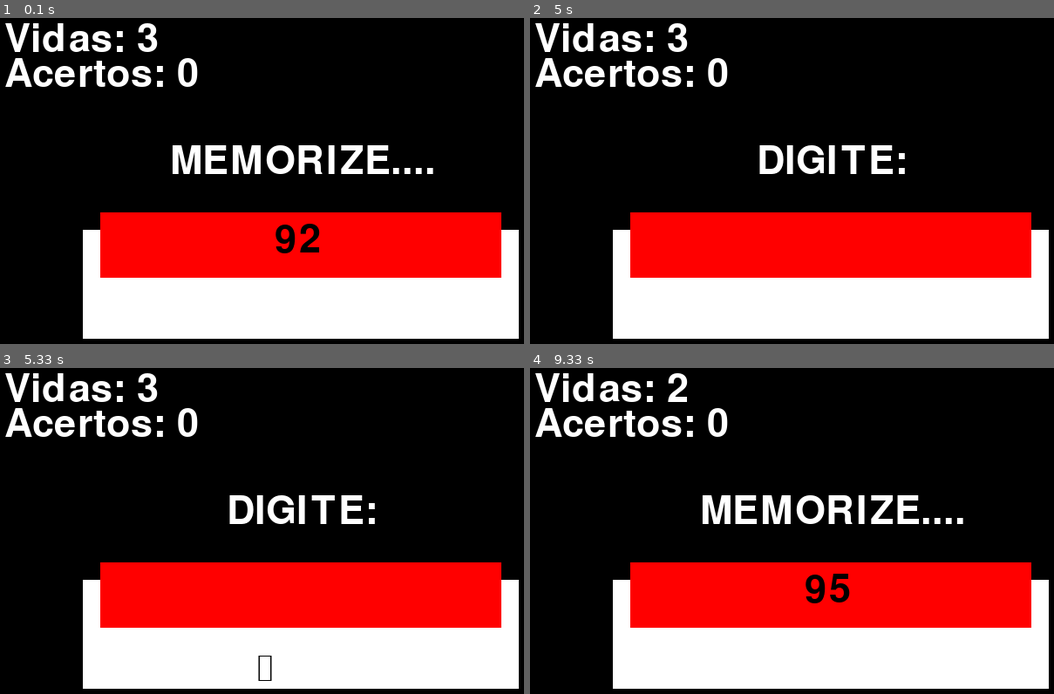
Above: before the commit, frames 1-4 (two rows, left to right).
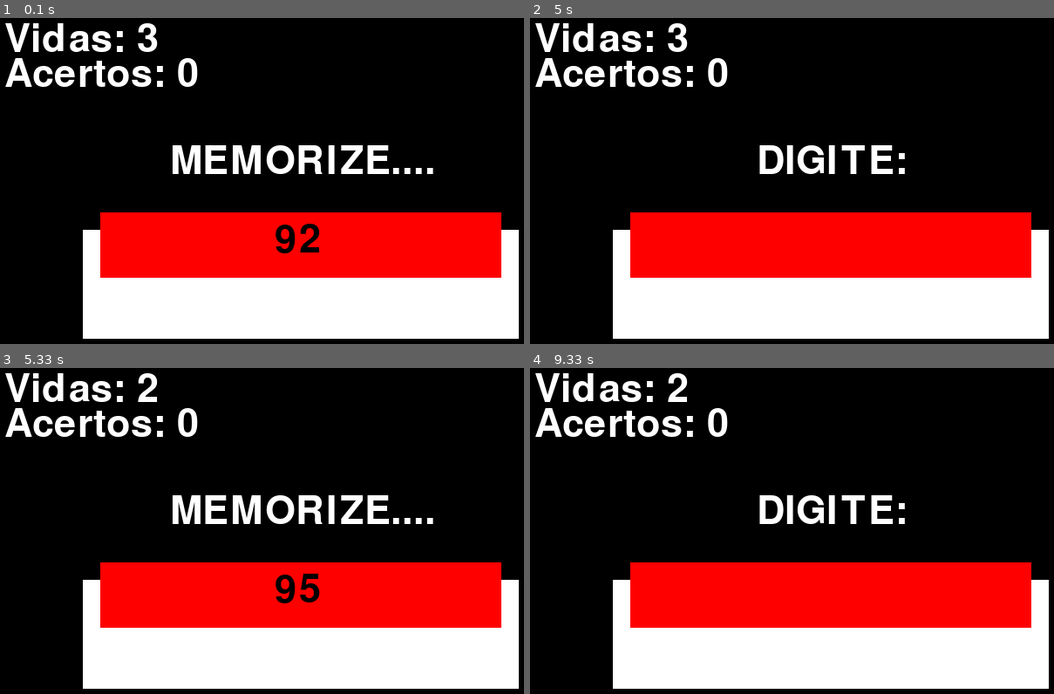
Above: after the commit, the same moments.

Repository: anacampps/pygamedupla
Game: pygame game, started from Memória e Sequência de Números/jogo.py
Two runs of this game, one before a commit and one after it. Both use one fixed random seed, a clock stepped at 60 frames per second and the inputs below.
Inputs:
- Up to frame 1 (0.1 s): no input
- Up to frame 2 (5 s): hold Enter 3.63-4.1 s
- Up to frame 3 (5.33 s): tap Enter at 5.28 s
- Up to frame 4 (9.33 s): no input

Frames 1-2 are identical in both runs. In frame 3, 2.5% of the frame differs, in the area x 26-83%, y 1-96%; in frame 4, 2.3%.

Commit message:
tela respondendo ao comando do enter

Diff:
--- a/Memória e Sequência de Números/jogo.py
+++ b/Memória e Sequência de Números/jogo.py
@@ -23,6 +23,7 @@
     assets['contagem_acertos'] = 0
 
 
+
     window = pygame.display.set_mode((700, 500))
     pygame.display.set_caption('Jogo da Memória')
 
@@ -41,28 +42,31 @@
             game = False
             pygame.quit()
         if assets['fase'] == 'Digitar':
-          if event.type == pygame.KEYDOWN:
-             assets['num_digitado'] += event.unicode  ##-- não precisa verificar se o número tem dois dígitos no começo
+            if event.type == pygame.KEYDOWN:
+                if event.key == pygame.K_RETURN:
+                    assets['fase'] = 'Verificar'
+                else:
+                    assets['num_digitado'] += event.unicode  ##-- não precisa verificar se o número tem dois dígitos no começo
 
                                             # if assets['tempo'] == 0:   ##-- inúteis
-                                            #     tempo = pygame.time.get_ticks()
-    atual = pygame.time.get_ticks()
-    if atual - assets['tempo_passado'] > 4000:
-        assets['tempo_passado'] = atual
+             #     tempo = pygame.time.get_ticks()
 
-        if assets['fase'] == 'Digitar':
-            #
-            if assets['num gerado'] == assets['num_digitado']:
-                assets['contagem_acertos'] += 1
-                assets['qtd_dígitos_seq_num'] += 1
-                assets['fase'] = 'Memorizar'
-            else:
-                assets['contagem_vidas'] -= 1
-                assets['fase'] = 'Memorizar'
-            assets['num_digitado'] = '' ##-- tem de ficar depois do if de acerto/erro, pois se ficar antes os comandos debaixp serao ignorados--##
-            assets['num gerado'] = gera_num(assets['qtd_dígitos_seq_num']) ##-- chamando funcao para passar numero novo --##
-        else: ##-- se a fase for memorizar, tem de mudar para 'digiar' --##
+    if assets['fase'] == 'Memorizar':
+        atual = pygame.time.get_ticks()
+        if atual - assets['tempo_passado'] > 4000:
             assets['fase'] = 'Digitar'
+    elif assets['fase'] == 'Verificar':
+        if assets['num gerado'] == assets['num_digitado']:
+            assets['contagem_acertos'] += 1
+            assets['qtd_dígitos_seq_num'] += 1
+        else:
+            assets['contagem_vidas'] -= 1
+        assets['fase'] = 'Memorizar'
+        assets['tempo_passado'] = pygame.time.get_ticks()
+        assets['num_digitado'] = '' ##-- tem de ficar depois do if de acerto/erro, pois se ficar antes os comandos debaixp serao ignorados--##
+        assets['num gerado'] = gera_num(assets['qtd_dígitos_seq_num']) ##-- chamando funcao para passar numero novo --##
+
+    #
 
 
     return game
@@ -83,7 +87,7 @@
         window.blit(num_gerado, (320, 240))
         ##-------Aqui implementamos a primeira fase: 2 digitos--------
 
-    else:
+    elif assets['fase'] == 'Digitar':
         digite = assets['font'].render(str('DIGITE: '), True, (255, 255 ,255)) #
         window.blit(digite, (265, 150))
 
